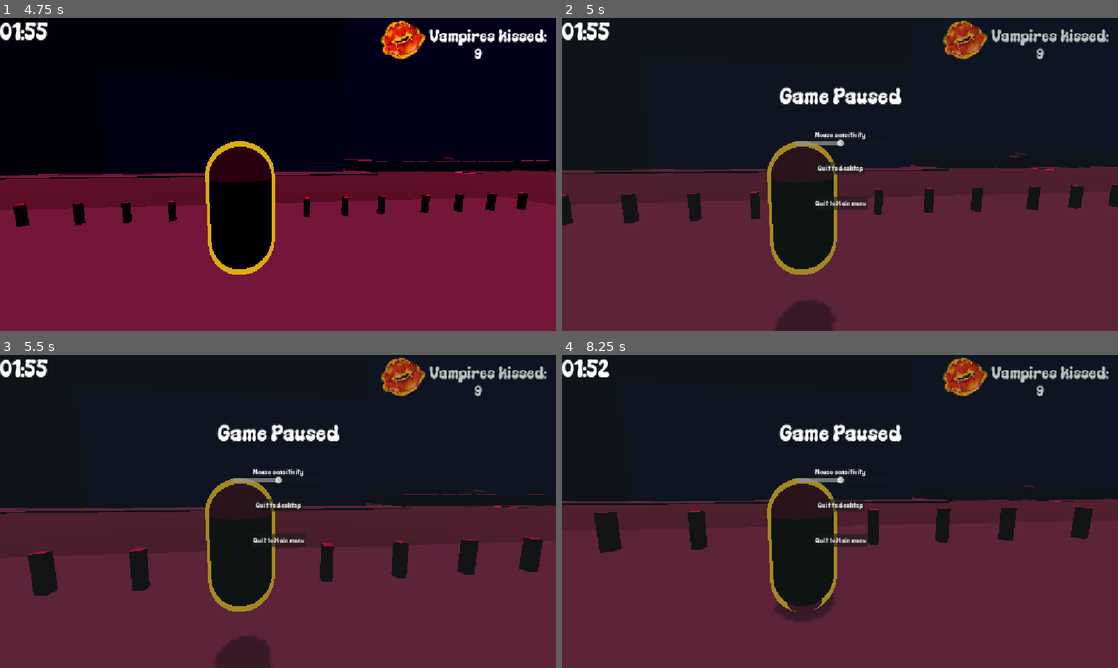
Above: before the commit, frames 1-4 (two rows, left to right).
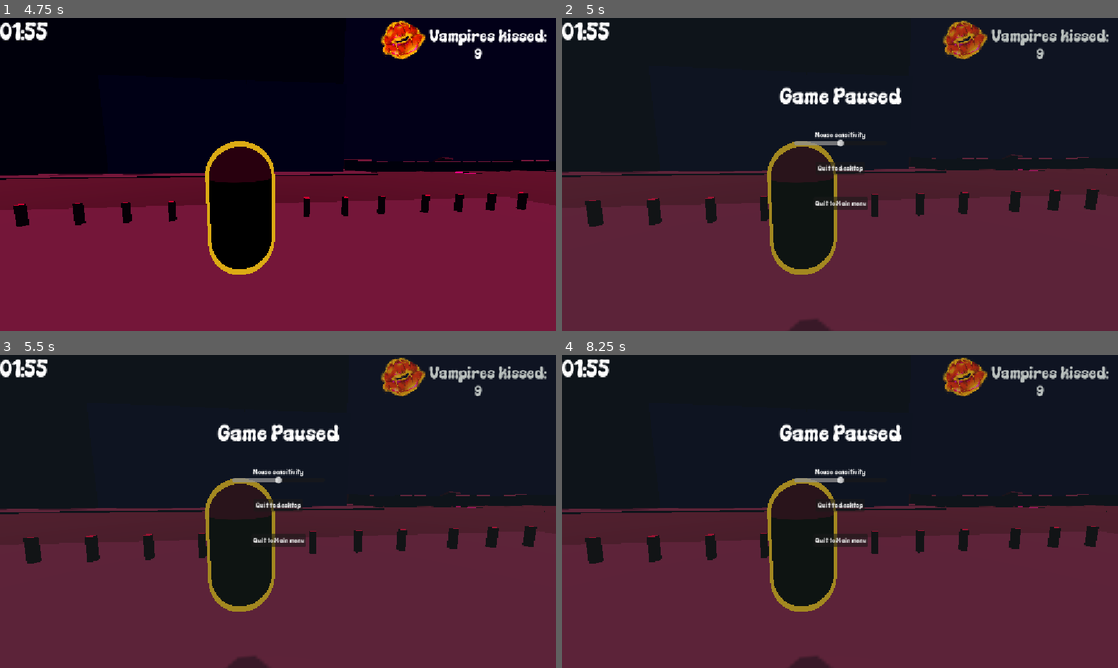
Above: after the commit, the same moments.

Repository: gamedagamez-dev/DownForTheCountGMTK2026
Game: Godot game, scene res://Scenes/UI/MainMenu/MainMenu.tscn
Two runs of this game, one before a commit and one after it. Both use one fixed random seed, a clock stepped at 60 frames per second and the inputs below.
Inputs (mouse positions are in pixels of both pictures, inside the frame that each line leads up to):
- Up to frame 1 (4.75 s): click "Start" at 0.5 s; tap Enter (ui_accept) at 1.25 s; move the mouse to (305, 174) at 1.27 s; hold Shift (movement_sprint) 1.28-2.03 s; hold W (move_forward) from 1.28 s (still down); tap Space (movement_jump) at 1.52, 2.27, 3.77, 4.52 s; move the mouse to (250, 174) at 2.02 s; tap Shift (movement_sprint) at 2.1, 3.6 s; move the mouse to (289, 168) at 2.77 s; hold Shift (movement_sprint) 2.78-3.53 s; move the mouse to (272, 180) at 3.52 s; move the mouse to (316, 177) at 4.27 s; hold Shift (movement_sprint) from 4.28 s (still down)
- Up to frame 2 (5 s): keep holding W (move_forward); keep holding Shift (movement_sprint); tap Escape (ui_cancel) at 4.9 s
- Up to frame 3 (5.5 s): move the mouse to (111, 464) at 5.02 s; release W (move_forward) at 5.03 s; release Shift (movement_sprint) at 5.03 s; hold A (move_left) from 5.03 s (still down); tap Shift (movement_sprint) at 5.1 s; tap Space (movement_jump) at 5.27 s
- Up to frame 4 (8.25 s): move the mouse to (867, 511) at 5.77 s; release A (move_left) at 5.78 s; hold S (move_back) 5.78-6.53 s; hold Shift (movement_sprint) 5.78-6.53 s; move the mouse to (756, 433) at 6.52 s; hold D (move_right) 6.53-7.28 s; tap Shift (movement_sprint) at 6.6, 8.1 s; tap Space (movement_jump) at 6.77, 7.52 s; move the mouse to (962, 495) at 7.27 s; hold W (move_forward) 7.28-8.03 s; hold Shift (movement_sprint) 7.28-8.03 s; move the mouse to (728, 527) at 8.02 s; hold D (move_right) from 8.03 s (still down)

Frame 1 is identical in both runs. In frame 2, 4.6% of the frame differs, in the area x 0-100%, y 42-100%; in frame 3, 4.4%; in frame 4, 5.7%, in the area x 0-100%, y 1-100%.

Commit message:
fixed mouse stuff

Diff:
--- a/Scenes/Player/player_3d.gd
+++ b/Scenes/Player/player_3d.gd
@@ -66,7 +66,7 @@
 		else:
 			pause_menu.visible = false
 			Input.set_mouse_mode(Input.MOUSE_MODE_CAPTURED)
-		#toggle_pause()
+		toggle_pause()
 
 
 func _physics_process(delta: float) -> void:
@@ -116,5 +116,6 @@
 	move_and_slide()
 
 func toggle_pause():
-	var new_pause_state = !get_tree().paused
-	get_tree().paused = new_pause_state
+	#var new_pause_state = !get_tree().paused
+	#get_tree().paused = new_pause_state
+	get_tree().paused = !get_tree().paused
--- a/Scenes/World/npc.tscn
+++ b/Scenes/World/npc.tscn
@@ -37,7 +37,7 @@
 Already_Succeceded = "kiss me again"
 
 [node name="Control" type="Control" parent="." unique_id=173574903]
-visible = false
+z_index = 1
 layout_mode = 3
 anchors_preset = 0
 offset_right = 40.0
--- a/npc.gd
+++ b/npc.gd
@@ -127,7 +127,9 @@
 func _on_area_3d_area_entered(area: Area3D) -> void:
 	if area.is_in_group("interaction_check"):
 		can_talk = true
+		print("in")
 		while can_talk == true:
+			print("in2")
 			if Input.is_action_just_pressed("interaction"):
 				is_talk = true
 				area.get_parent().busy = true
@@ -135,7 +137,7 @@
 				Input.mouse_mode = Input.MOUSE_MODE_VISIBLE
 				while is_talk == true:
 					await get_tree().create_timer(1.0/240).timeout
-				Input.mouse_mode == Input.MOUSE_MODE_CAPTURED
+				Input.mouse_mode = Input.MOUSE_MODE_CAPTURED
 				is_talk = false
 				area.get_parent().busy = false
 			await get_tree().create_timer(1.0/240).timeout
